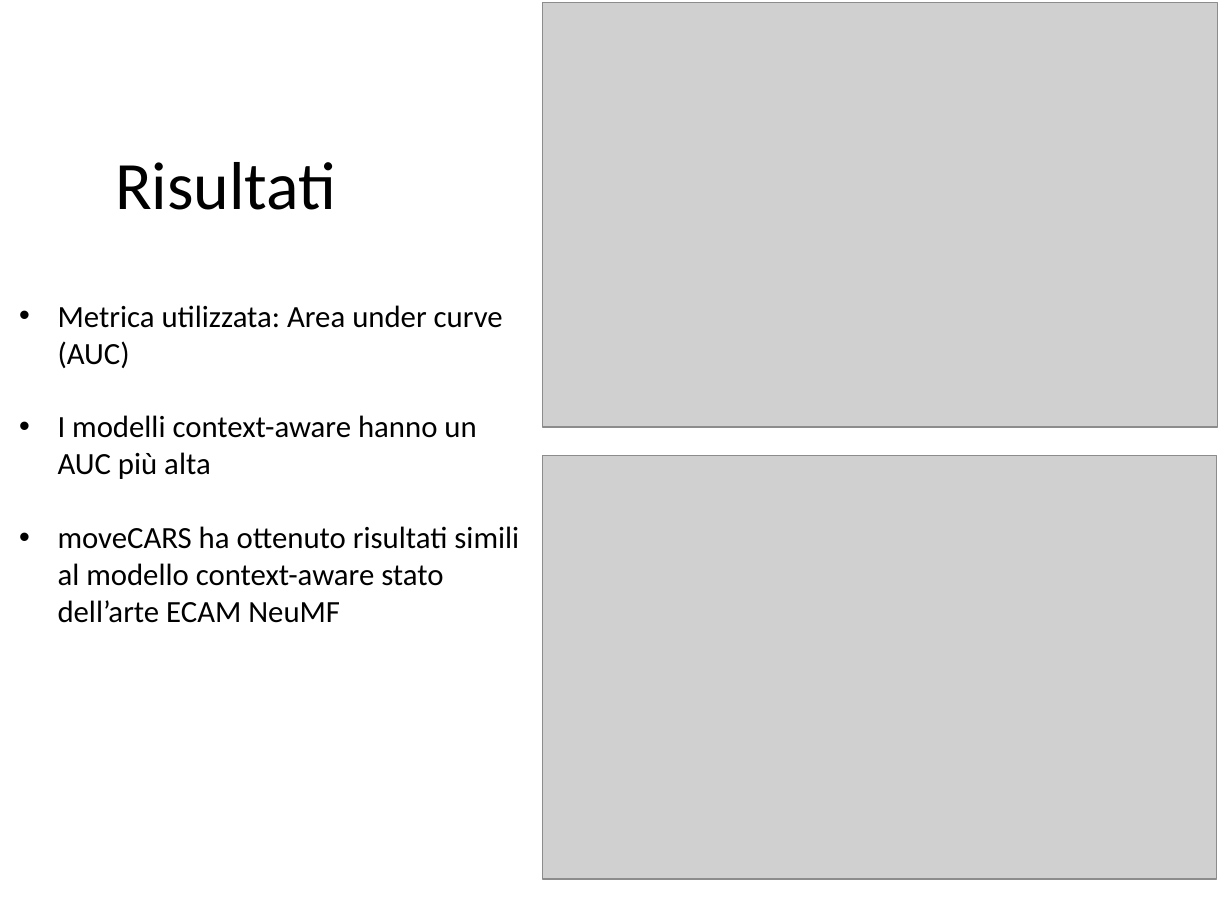
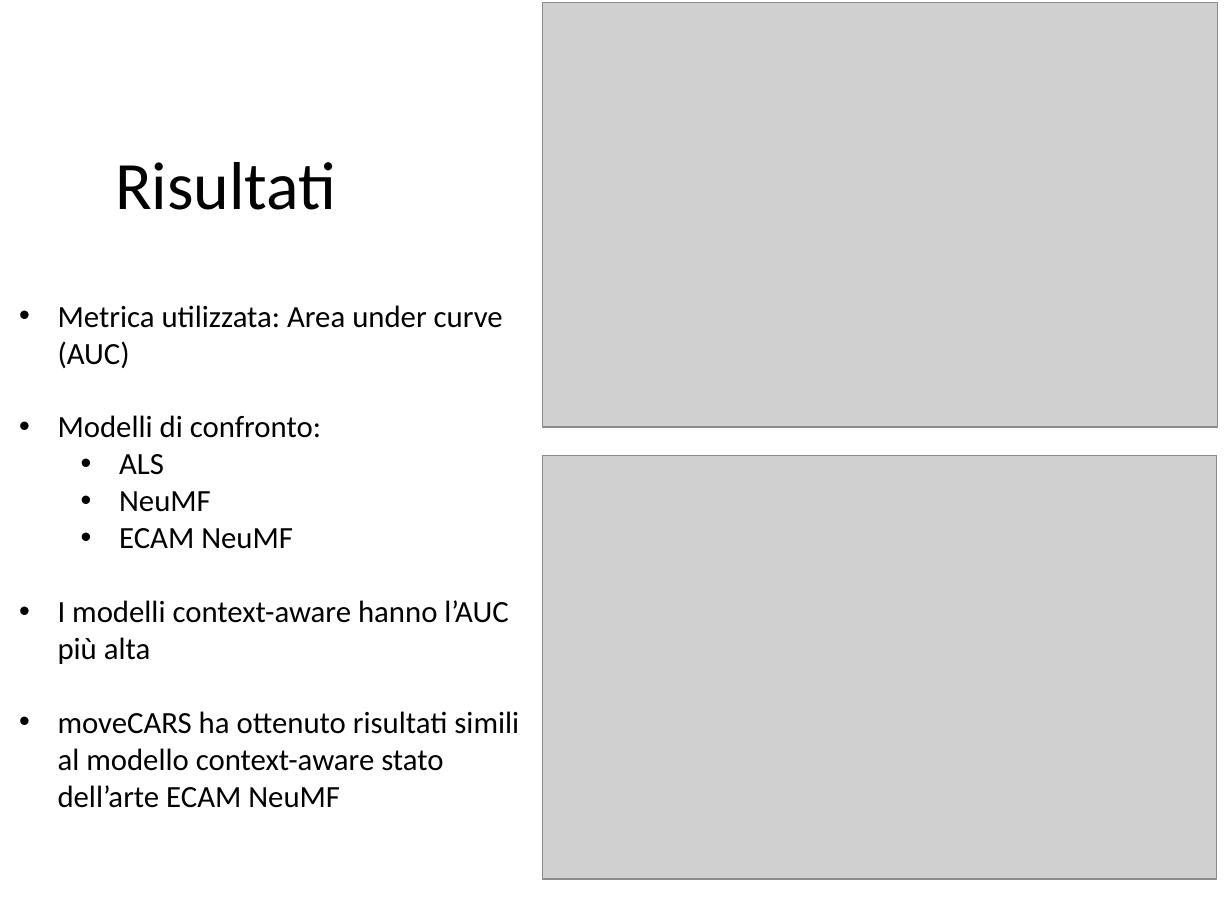
Before and after one commit to CriptHunter/tesi, a slide deck: slide 8 of presentazione/presentazione.pptx. Drawn at 1232x924 pixels with LibreOffice and Linux fonts; fonts in the diff are those of the drawing; grey boxes stand for pictures. Boxes give left, top, right and bottom in pixels: in the first picture for what was removed or moved away, otherwise in the second. Text is boxed around its words. In the diff, an @@ line names an element or a change of style, - is before the commit and + after.

```diff
--- a/presentazione/presentazione.pptx
+++ b/presentazione/presentazione.pptx
@@ text at <box>58,415,508,664</box>: text changed @@
-• I modelli context-aware hanno un AUC più alta
+• Modelli di confronto:
+  • ALS
+  • NeuMF
+  • ECAM NeuMF
+• I modelli context-aware hanno l’AUC più alta
```
Also in this commit, not shown: 3 other slides changed.
